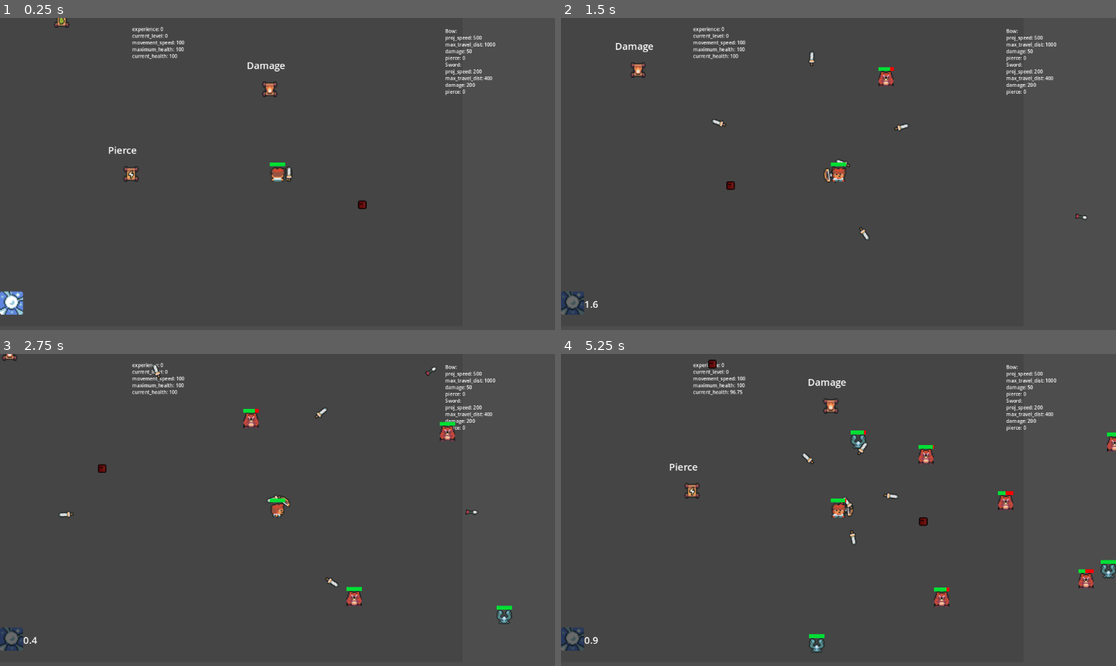
Above: before the commit, frames 1-4 (two rows, left to right).
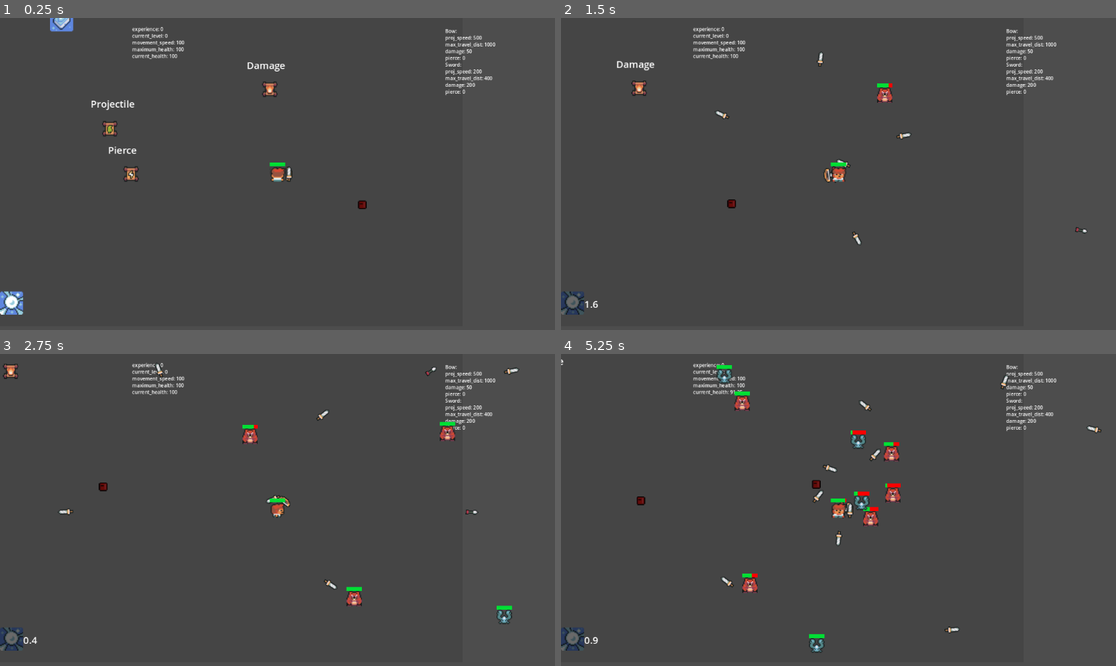
Above: after the commit, the same moments.

Repository: stshryu/GodotTemplates
Game: Godot game, scene res://game/game.tscn
Two runs of this game, one before a commit and one after it. Both use one fixed random seed, a clock stepped at 60 frames per second and the inputs below.
Inputs (mouse positions are in pixels of both pictures, inside the frame that each line leads up to):
- Up to frame 1 (0.25 s): no input
- Up to frame 2 (1.5 s): tap Enter at 0.5 s; move the mouse to (960, 158) at 0.52 s; hold D (right) 0.53-1.28 s; tap Space (dash) at 0.6, 1.35 s; move the mouse to (727, 189) at 1.27 s; hold S (down) from 1.28 s (still down)
- Up to frame 3 (2.75 s): move the mouse to (333, 441) at 2.02 s; release S (down) at 2.03 s; hold D (right) from 2.03 s (still down); tap Space (dash) at 2.1 s
- Up to frame 4 (5.25 s): move the mouse to (810, 572) at 2.77 s; release D (right) at 2.78 s; hold W (up) 2.78-3.53 s; tap Space (dash) every 0.75 s from 2.85 to 5.1 s; move the mouse to (1005, 556) at 3.52 s; hold A (left) 3.53-5.03 s; move the mouse to (672, 463) at 4.27 s; move the mouse to (866, 510) at 5.02 s; hold S (down) from 5.03 s (still down)

The runs differ from the first frame. In frame 1, 0.4% of the frame differs, in the area x 9-25%, y 0-38%; in frame 2, 1.0%; in frame 3, 0.8%; in frame 4, 2.9%, in the area x 0-100%, y 1-90%.

Commit message:
Adding custom resources for our abilities to code as pickups

Diff:
--- /dev/null
+++ b/vampiresurvivortemplate/abilities/ability_scene_resource.gd
@@ -0,0 +1,6 @@
+class_name ability_scene_resource
+extends Resource
+
+@export var ability_name: String
+@export var overworld_ability_texture: Texture2D
+@export var ability_scene: PackedScene
--- /dev/null
+++ b/vampiresurvivortemplate/abilities/ability_upgrade/ability_upgrade.gd
@@ -0,0 +1,15 @@
+extends Area2D
+
+@export var overworld_ability_name: RichTextLabel
+@export var overworld_ability_sprite: Sprite2D
+@export var ability: ability_scene_resource
+
+func _ready():
+	overworld_ability_name.text = ability.ability_name
+	overworld_ability_sprite.texture = ability.overworld_ability_texture
+	body_entered.connect(on_body_entered)
+
+func on_body_entered(body: PhysicsBody2D):
+	if body is Player:
+		body.add_ability_to_entity(ability)
+		queue_free()
--- /dev/null
+++ b/vampiresurvivortemplate/abilities/ability_upgrade/ability_upgrade.tscn
@@ -0,0 +1,21 @@
+[gd_scene load_steps=3 format=3 uid="uid://5ytrb3ll650t"]
+
+[ext_resource type="Script" path="res://abilities/ability_upgrade/ability_upgrade.gd" id="1_dpcmy"]
+
+[sub_resource type="CircleShape2D" id="CircleShape2D_rd4wa"]
+
+[node name="ability_upgrade" type="Area2D" node_paths=PackedStringArray("overworld_ability_name", "overworld_ability_sprite")]
+script = ExtResource("1_dpcmy")
+overworld_ability_name = NodePath("ability_name")
+overworld_ability_sprite = NodePath("overworld_ability_sprite")
+
+[node name="overworld_ability_sprite" type="Sprite2D" parent="."]
+
+[node name="ability_name" type="RichTextLabel" parent="."]
+offset_left = -20.0
+offset_top = -51.0
+offset_right = 20.0
+offset_bottom = -11.0
+
+[node name="pickup_hitbox" type="CollisionShape2D" parent="."]
+shape = SubResource("CircleShape2D_rd4wa")
--- a/vampiresurvivortemplate/abilities/dash/dash_ability.gd
+++ b/vampiresurvivortemplate/abilities/dash/dash_ability.gd
@@ -13,7 +13,7 @@
 
 var is_usable = true
 var parent_entity # Must be set before dashing can work
-var alternate_dash: bool = false
+var alternate_dash: bool = true
 
 func _ready():
 	cooldown_timer.wait_time = dash_cooldown
@@ -47,10 +47,13 @@
 	parent_entity.can_be_damaged = false
 	parent_entity.playerstats.movement_speed += dash_speed_modifier
 	if alternate_dash: # Alternate dashing allows movement to be independent of dash direction
-		var view_mouse = get_viewport().get_mouse_position()
-		var view_center = get_viewport_rect().size/2.0
-		var normalized_mouse_positional_angle = (view_mouse - view_center).normalized()
-		parent_entity.last_direction = normalized_mouse_positional_angle
+		parent_entity.last_direction = _get_mouse_direction_normalized()
+
+func _get_mouse_direction_normalized() -> Vector2:
+	var view_mouse = get_viewport().get_mouse_position()
+	var view_center = get_viewport_rect().size/2.0
+	var normalized_mouse_direction = (view_mouse - view_center).normalized()
+	return normalized_mouse_direction
 
 func toggle_greyscale():
 	if sprite.modulate == Color.DIM_GRAY:
--- /dev/null
+++ b/vampiresurvivortemplate/abilities/dash/dash_resource.tres
@@ -0,0 +1,11 @@
+[gd_resource type="Resource" script_class="ability_scene_resource" load_steps=4 format=3 uid="uid://bnmrpfcvaiwor"]
+
+[ext_resource type="PackedScene" uid="uid://s6a3dwbauc0y" path="res://abilities/dash/dash_ability.tscn" id="1_7qe8k"]
+[ext_resource type="Script" path="res://abilities/ability_scene_resource.gd" id="1_of74m"]
+[ext_resource type="Texture2D" uid="uid://pljk7xykg8nq" path="res://art/BookIce.png" id="2_d85u4"]
+
+[resource]
+script = ExtResource("1_of74m")
+overworld_ability_name = "dash"
+overworld_ability_texture = ExtResource("2_d85u4")
+ability_scene = ExtResource("1_7qe8k")
--- a/vampiresurvivortemplate/entity/BaseEntity.gd
+++ b/vampiresurvivortemplate/entity/BaseEntity.gd
@@ -4,8 +4,10 @@
 var entity_abilities: Dictionary = {}
 var enabled_abilities: Array[String] = []
 
-func add_ability_to_entity():
-	pass
+func add_ability_to_entity(new_ability: ability_scene_resource):
+	var ability_name = new_ability.ability_name
+	var ability_scene = new_ability.ability_scene
+	entity_abilities[ability_name] = ability_scene
 
 func enable_ability(ability_name):
 	pass
--- a/vampiresurvivortemplate/game/game.tscn
+++ b/vampiresurvivortemplate/game/game.tscn
@@ -1,11 +1,13 @@
-[gd_scene load_steps=10 format=3 uid="uid://bff3m3vh3yae1"]
+[gd_scene load_steps=12 format=3 uid="uid://bff3m3vh3yae1"]
 
 [ext_resource type="PackedScene" uid="uid://ddfcl58tgwsj7" path="res://Player/player.tscn" id="1_y6yuw"]
 [ext_resource type="Script" path="res://game/game.gd" id="1_yi5op"]
 [ext_resource type="PackedScene" uid="uid://bk6tf1huuek6h" path="res://game/Upgrades/upgrades.tscn" id="2_smg8y"]
 [ext_resource type="Resource" uid="uid://dlu8fhovv48ef" path="res://game/Resources/damage.tres" id="4_4ue01"]
 [ext_resource type="Resource" uid="uid://c4e82ayeiwn2g" path="res://game/Resources/pierce.tres" id="5_mo33r"]
+[ext_resource type="PackedScene" uid="uid://5ytrb3ll650t" path="res://abilities/ability_upgrade/ability_upgrade.tscn" id="6_62ldy"]
 [ext_resource type="PackedScene" uid="uid://dbbj3q56ynr0u" path="res://game/items/expitem/expdrop.tscn" id="6_k1w3r"]
+[ext_resource type="Resource" uid="uid://bnmrpfcvaiwor" path="res://abilities/dash/dash_resource.tres" id="7_kbn7e"]
 [ext_resource type="PackedScene" uid="uid://t2uwocug8ong" path="res://game/Upgrades/weapon_upgrades.tscn" id="7_l4ora"]
 [ext_resource type="Resource" uid="uid://dx4mi38gwdokr" path="res://game/Resources/projectile.tres" id="8_tko57"]
 
@@ -51,7 +53,11 @@
 position = Vector2(72, 160)
 ammo_strategy = ExtResource("5_mo33r")
 
+[node name="ability_upgrade" parent="." instance=ExtResource("6_62ldy")]
+ability = ExtResource("7_kbn7e")
+
 [node name="WeaponUpgrades" parent="." instance=ExtResource("7_l4ora")]
+position = Vector2(50, 113)
 upgrade_name = "Projectile"
 weapon_strategy = ExtResource("8_tko57")
 
Binary file added: vampiresurvivortemplate/art/BookIce.png
Not shown, added: vampiresurvivortemplate/art/BookIce.png.import
